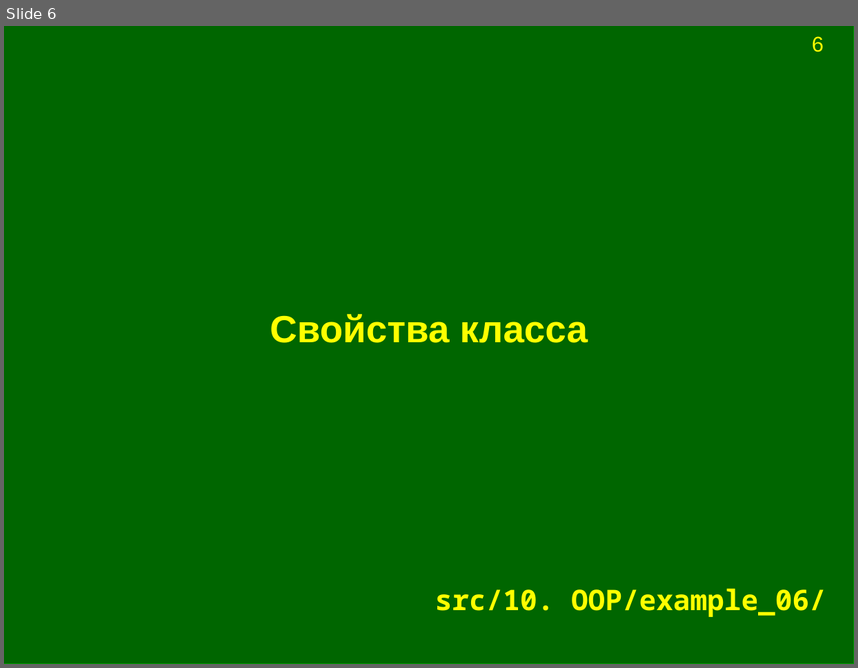
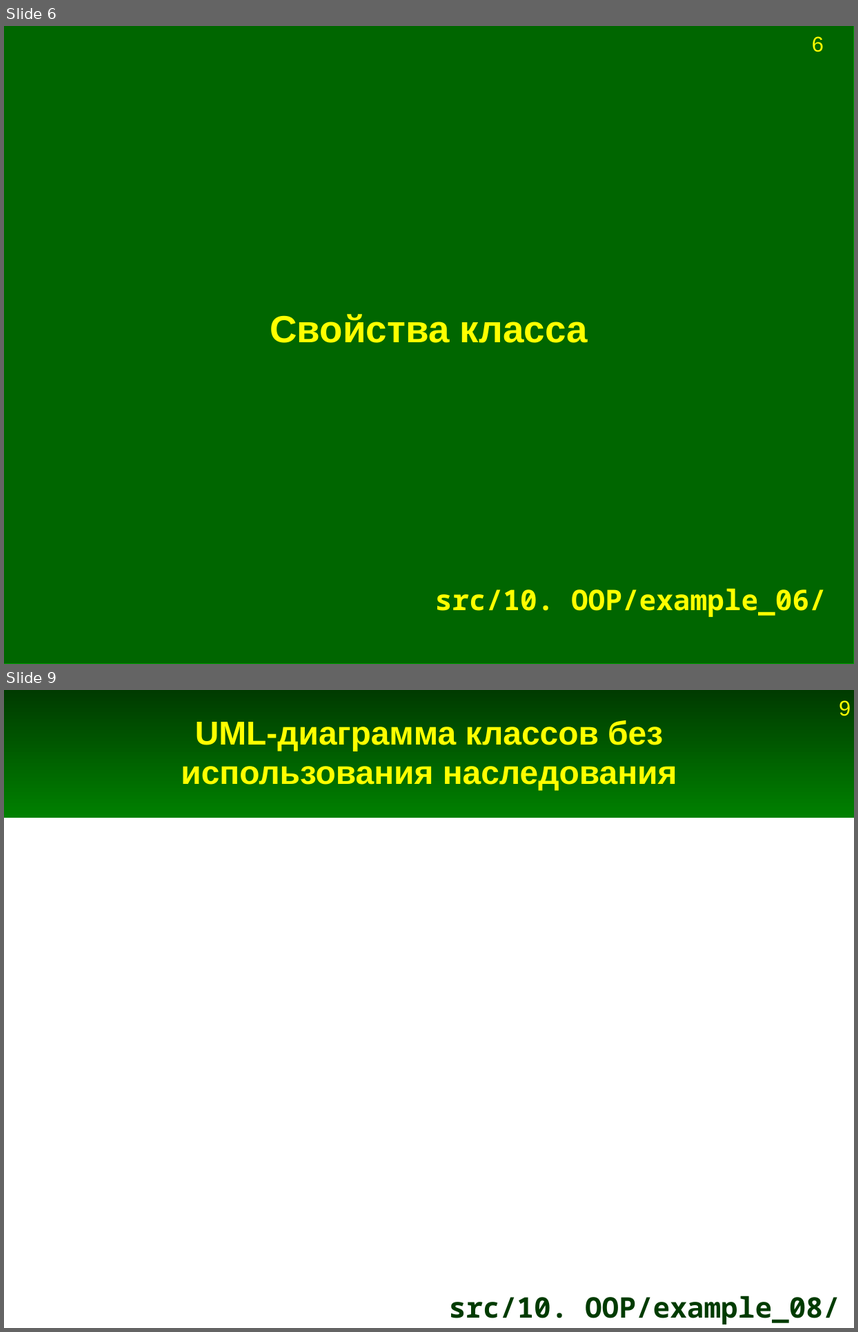
Before and after one commit to Jenyay/modelling, a slide deck: python language/presentations/12. OOP.odp. Shown one above the other, each under a label of ours: slide 6 before the commit, slides 6 and 9 after it; the slides between them are not shown. The pictures are 858x668 and 858x1332 pixels, drawn with LibreOffice and Linux fonts; fonts in the diff are those of the drawing. Boxes give left, top, right and bottom in pixels: in the first picture for what was removed or moved away, otherwise in the second. Text is boxed around its words. In the diff, an @@ line names an element or a change of style, - is before the commit and + after.

```diff
--- a/python language/presentations/12. OOP.odp
+++ b/python language/presentations/12. OOP.odp
@@ slide 9 added at [4,690,854,1328], background #FFFFFF @@
@@ rectangle added at [4,690,854,818], fill gradient #003B00 to #008000 @@
@@ page number added at [839,700,851,716], 18 pt, text #FFFF00 @@
+9
@@ title added at [181,720,677,791], 28 pt, text #FFFF00, bold @@
+UML-диаграмма классов без использования наследования
@@ title added at [449,1295,840,1324], 24 pt, text #003B00, bold @@
+src/10. OOP/example_08/
```
Also in this commit, not shown: 7 other slides added, 25 other files.
